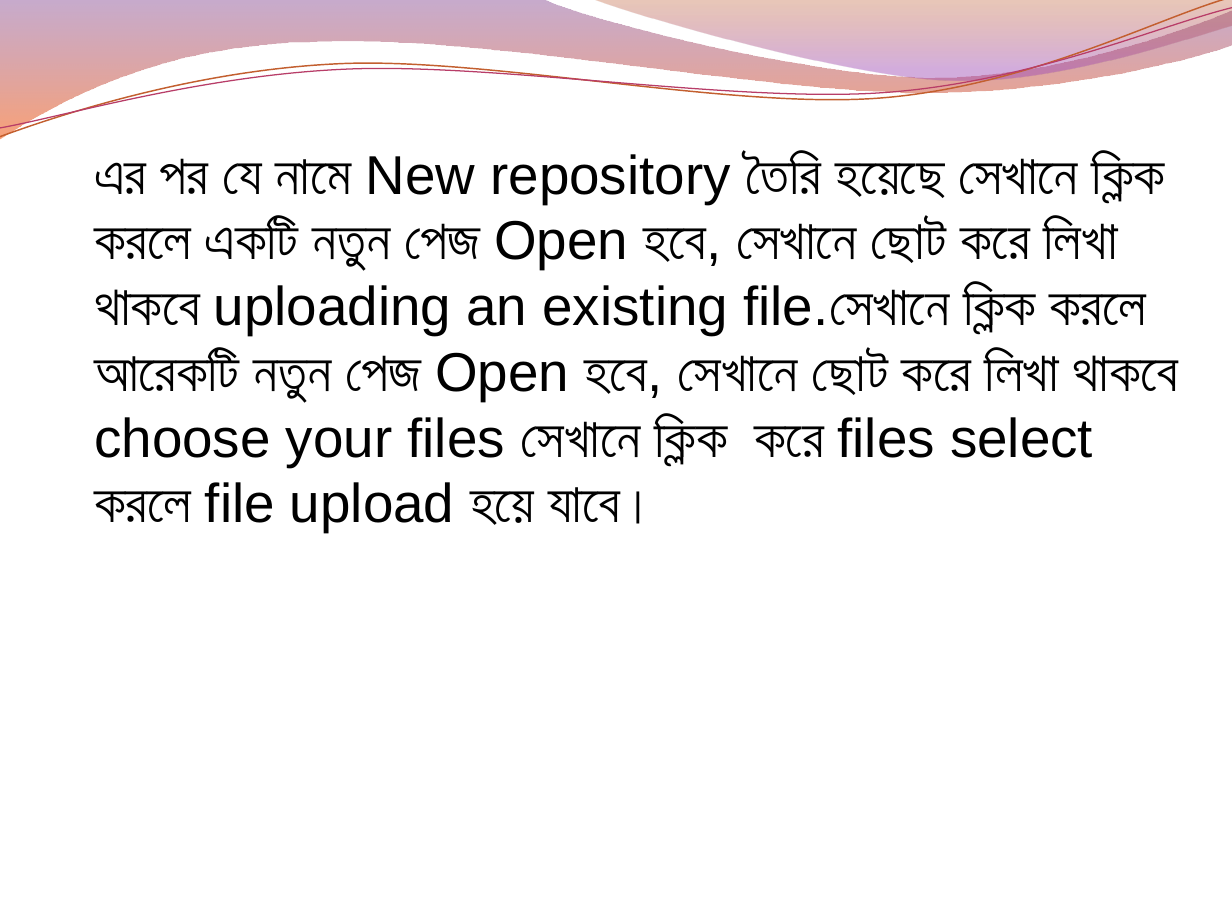
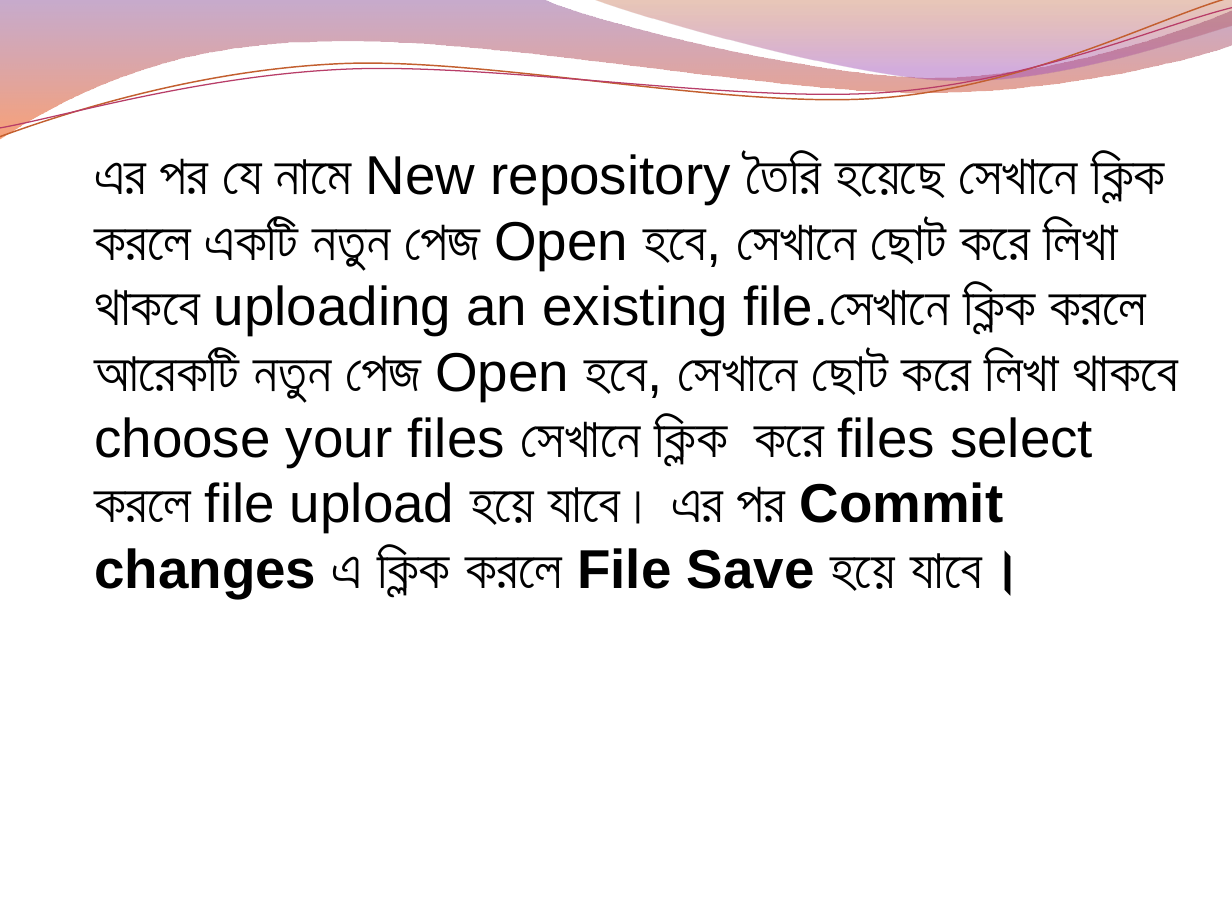
Before and after one commit to syeedahmed1977/biam, a slide deck: slide 7 of BIAM 16TH DHAKA.pptx. Drawn at 1232x924 pixels with LibreOffice and Linux fonts; fonts in the diff are those of the drawing; background and template pictures are left out. Boxes give left, top, right and bottom in pixels: in the first picture for what was removed or moved away, otherwise in the second. Text is boxed around its words. In the diff, an @@ line names an element or a change of style, - is before the commit and + after.

```diff
--- a/BIAM 16TH DHAKA.pptx
+++ b/BIAM 16TH DHAKA.pptx
@@ text at (94,151,1179,598): text changed @@
-এর পর যে নামে New repository তৈরি হয়েছে সেখানে ক্লিক করলে একটি নতুন পেজ Open হবে, সেখানে ছোট করে লিখা থাকবে uploading an existing file.সেখানে ক্লিক করলে আরেকটি নতুন পেজ Open হবে, সেখানে ছোট করে লিখা থাকবে choose your files সেখানে ক্লিক করে files select করলে file upload হয়ে যাবে।
+এর পর যে নামে New repository তৈরি হয়েছে সেখানে ক্লিক করলে একটি নতুন পেজ Open হবে, সেখানে ছোট করে লিখা থাকবে uploading an existing file.সেখানে ক্লিক করলে আরেকটি নতুন পেজ Open হবে, সেখানে ছোট করে লিখা থাকবে choose your files সেখানে ক্লিক করে files select করলে file upload হয়ে যাবে। এর পর Commit changes এ ক্লিক করলে File Save হয়ে যাবে।
```
